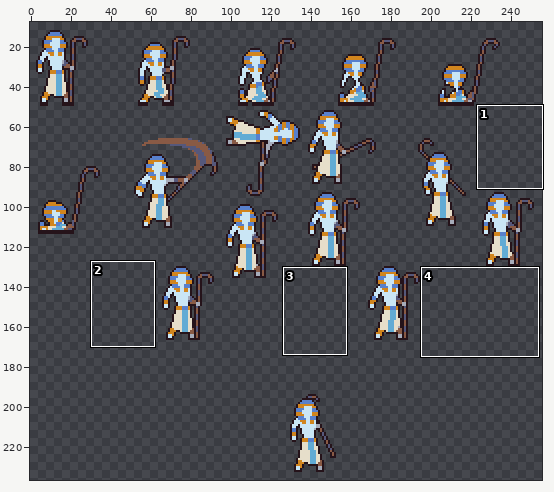
Sprite sheet -- images/pharaoh-sheet0.png. The picture above shows the old version from afar; the outline marks the close-up.
Close-up. As it was:
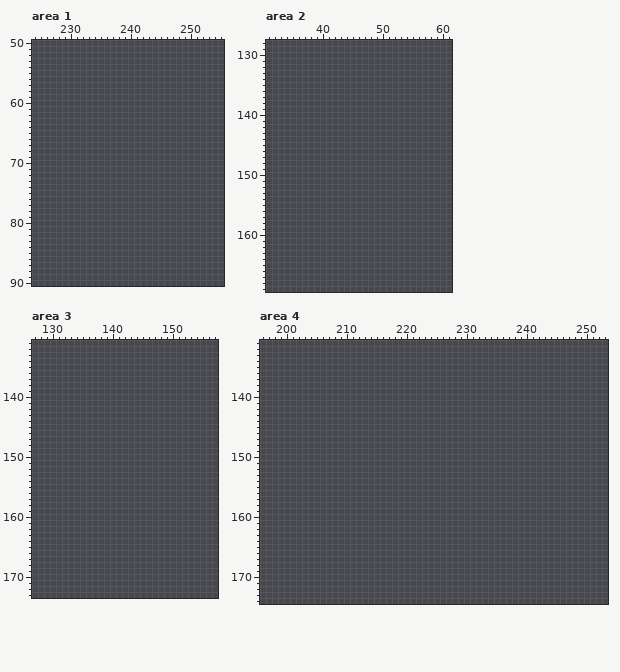
The file is 256x256 pixels. Shown: area 1: x 224..255, y 50..90; area 2: x 31..61, y 128..169; area 3: x 127..157, y 131..173; area 4: x 196..253, y 131..174. The old version is drawn lined up with the new one. The wide view leaves out empty margins. The commit also changed other parts of the picture, which this record leaves out.
Palette (. is transparent): 
Pixels before, area 4 (only the part around the change), first column x 196:
131 ..........................................................
132 ..........................................................
133 ..........................................................
134 ..........................................................
135 ..........................................................
136 ..........................................................
137 ..........................................................
138 ..........................................................
139 ..........................................................
140 ..........................................................
141 ..........................................................
142 ..........................................................
143 ..........................................................
144 ..........................................................
145 ..........................................................
146 ..........................................................
147 ..........................................................
148 ..........................................................
149 ..........................................................
150 ..........................................................
151 ..........................................................
152 ..........................................................
153 ..........................................................
154 ..........................................................
155 ..........................................................
156 ..........................................................
157 ..........................................................
158 ..........................................................
159 ..........................................................
160 ..........................................................
161 ..........................................................
162 ..........................................................
163 ..........................................................
164 ..........................................................
165 ..........................................................
166 ..........................................................
167 ..........................................................
168 ..........................................................
169 ..........................................................
170 ..........................................................
171 ..........................................................
172 ..........................................................
173 ..........................................................
174 ..........................................................
Once edited:
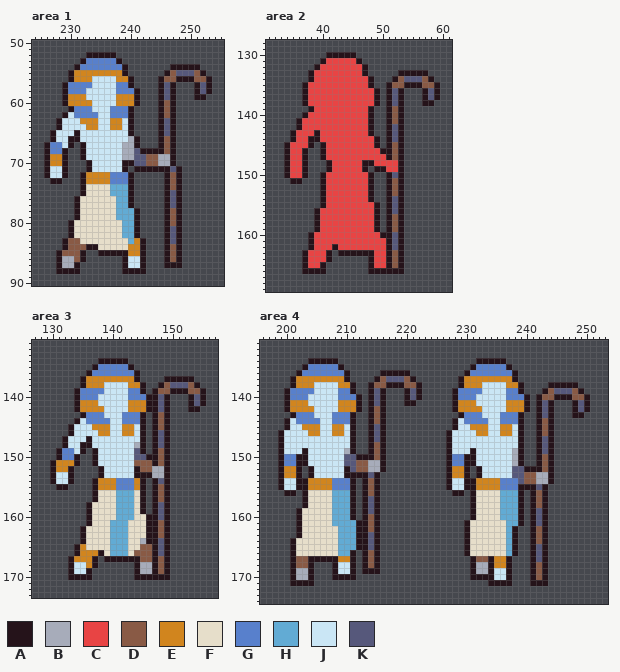
Colours new in this view: A #25131a  B #a7acba  C #e84444  D #895a45  E #d1851e  F #e6deca  G #5880cc  H #62abd4  J #cae6f5  K #56587b
The edit:
drawings rearranged on the sheet (the old picture shows each at its new place)
Changed rows in their new state; - is an unchanged pixel.
Area 1:
first column x 226:
52 -------AAAAA----------------
53 ------AGGGGGA---------------
54 -----AGGGGGGGA-------AAAAA--
55 ----AEEEEEEEEA------ADKKKDA-
56 ----AEEEJJJJEEA----ADDAAADDA
57 ---AGGGGJJJJGGA----AKA---AKA
58 ---AGGGJJJJJGGGA---AKA---AKA
59 ---AEEEJJJJJEEEA---AKA---AA-
60 ---AEEEEJJJJEEEA---ADA------
61 ----AGGGJJJGGGA----ADA------
62 ---AJGGGGJJGGGA----ADA------
63 --AJJJEEEJJEEJA----AKA------
64 --AJJJJEEJJEEJA----AKA------
65 -AJJJAJJJJJJJJA----AKA------
66 -AJJAAJJJJJJJJBA---ADA------
67 AGGJA-AJJJJJJBBA---ADA------
68 AGGA--AJJJJJJBBKAAAADA------
69 AEEA--AJJJJJJBBKKDDBBA------
70 AEEA---AJJJJJAAKKDDBBA------
71 AJJA---AJJJJJA-AAAAAAKA-----
72 AJJA--AEEEEGGGA-----ADA-----
73 -AA---AEEEEGGGA-----ADA-----
74 ------AFFFFHHHA-----ADA-----
75 ------AFFFFHHHA-----AKA-----
76 -----AFFFFFFHHA-----AKA-----
77 -----AFFFFFFHHA-----AKA-----
78 -----AFFFFFFHHHA----ADA-----
79 -----AFFFFFFHHHA----ADA-----
80 ----AFFFFFFFFHHA----ADA-----
81 ----AFFFFFFFFHHA----AKA-----
82 ----AFFFFFFFFHHA----AKA-----
83 ---ADDFFFFFFFFHEA---AKA-----
84 ---ADDDAAFFFFFEEA---ADA-----
85 --ADDDA--AAAAAEEA---ADA-----
86 --ABBDA------AJJA---ADA-----
87 --ABBA-------AJJA---AAA-----
88 --AAAA-------AAAA-----------
Area 2:
first column x 34:
130 -------AAAAA--------------
131 ------ACCCCCA-------------
132 -----ACCCCCCCA------------
133 ----ACCCCCCCCA-----AAAAA--
134 ----ACCCCCCCCCA---ADKKKDA-
135 ---ACCCCCCCCCCA--ADDAAADDA
136 ---ACCCCCCCCCCCA-AKA---AKA
137 ---ACCCCCCCCCCCA-AKA---AKA
138 ---ACCCCCCCCCCCA-AKA---AA-
139 ----ACCCCCCCCCA--ADA------
140 ---ACCCCCCCCCCA--ADA------
141 --ACCCCCCCCCCCA--ADA------
142 --ACCCCCCCCCCCA--AKA------
143 -ACCCACCCCCCCCA--AKA------
144 -ACCAACCCCCCCCCA-AKA------
145 ACCCA-ACCCCCCCCA-ADA------
146 ACCA--ACCCCCCCCCAADA------
147 ACCA--ACCCCCCCCCCADA------
148 ACCA---ACCCCCAACCCCA------
149 ACCA---ACCCCCA-AACCA------
150 ACCA--ACCCCCCCA--AKA------
151 -AA---ACCCCCCCA--ADA------
152 ------ACCCCCCCA--ADA------
153 ------ACCCCCCCA--ADA------
154 ------ACCCCCCCA--AKA------
155 ------ACCCCCCCCA-AKA------
156 -----ACCCCCCCCCA-AKA------
157 -----ACCCCCCCCCA-ADA------
158 -----ACCCCCCCCCA-ADA------
159 -----ACCCCCCCCCA-ADA------
160 ----ACCCCCCCCCCCAAKA------
161 ----ACCCCCCCCCCCCAKA------
162 ----ACCCACCCCCCCCAKA------
163 ---ACCCA-AAAAAACCADA------
164 ---ACCCA------ACCADA------
165 ---ACCA-------ACCADA------
166 ---AAAA-------AAAAAA------
Area 3:
first column x 130:
134 --------AAAAA-------------
135 -------AGGGGGA------------
136 ------AGGGGGGGA-----------
137 -----AEEEEEEEEA----AAAAA--
138 -----AEEEJJJJEEA--ADKKKDA-
139 ----AGGGGJJJJGGA-ADDAAADDA
140 ----AGGGJJJJJGGGAAKA---AKA
141 ----AEEEJJJJJEEEAAKA---AKA
142 ----AEEEEJJJJEEEAAKA---AA-
143 -----AGGGJJJGGGA-ADA------
144 ----AJGGGGJJGGGA-ADA------
145 ---AJJJEEEJJEEJA-ADA------
146 ---AJJJJEEJJEEJA-AKA------
147 --AJJJAJJJJJJJJA-AKA------
148 --AJJAAJJJJJJJBA-AKA------
149 -AGGJA-AJJJJJJKA-ADA------
150 -AGGA--AJJJJJJKKAADA------
151 AEEEA--AJJJJJJDDDADA------
152 AEEA----AJJJJJADDBBA------
153 AJJA----AJJJJJAAABBA------
154 AJJA---AEEEGGGEA-AKA------
155 -AA----AEEEGGGEA-ADA------
156 -------AFFFHHHFA-ADA------
157 -------AFFFHHHFA-ADA------
158 ------AFFFFHHHFA-AKA------
159 ------AFFFFHHHFA-AKA------
160 ------AFFFFHHHFFAAKA------
161 ------AFFFHHHFFFAADA------
162 -----AFFFFHHHFFFAADA------
163 -----AFFFFHHHFFFAADA------
164 -----AFFFFHHHFFBAAKA------
165 ----AEFFFFHHHFFDDAKA------
166 ----AEEEAFHHHFDDDAKA------
167 ---AEEEA-AAAAAADDADA------
168 ---AJJEA------ABBADA------
169 ---AJJA-------ABBADA------
170 ---AAAA-------AAAAAA------
Area 4:
first column x 199:
134 -----AAAAA-----------------------AAAAA--------------
135 ----AGGGGGA---------------------AGGGGGA-------------
136 ---AGGGGGGGA-----AAAAA---------AGGGGGGGA------------
137 --AEEEEEEEEA----ADKKKDA-------AEEEEEEEEA------------
138 --AEEEJJJJEEA--ADDAAADDA------AEEEJJJJEEA----AAAAA--
139 -AGGGGJJJJGGA--AKA---AKA-----AGGGGJJJJGGA---ADKKKDA-
140 -AGGGJJJJJGGGA-AKA---AKA-----AGGGJJJJJGGGA-ADDAAADDA
141 -AEEEJJJJJEEEA-AKA---AA------AEEEJJJJJEEEA-AKA---AKA
142 -AEEEEJJJJEEEA-ADA-----------AEEEEJJJJEEEA-AKA---AKA
143 --AGGGJJJGGGA--ADA------------AGGGJJJGGGA--AKA---AA-
144 -AJGGGGJJGGGA--ADA-----------AJGGGGJJGGGA--ADA------
145 -AJJEEEJJEEJA--AKA-----------AJJEEEJJEEJA--ADA------
146 AJJJJEEJJEEJA--AKA----------AJJJJEEJJEEJA--ADA------
147 AJJJJJJJJJJJA--AKA----------AJJJJJJJJJJJA--AKA------
148 AJJJJJJJJJJJA--ADA----------AJJJJJJJJJJJA--AKA------
149 AJJJAJJJJJJBA--ADA----------AJJJAJJJJJJBA--AKA------
150 AGGAAJJJJJJKKAAADA----------AGGAAJJJJJJBA--ADA------
151 AGGAAJJJJJJKKDDBBA----------AGGAAJJJJJJBA--ADA------
152 AEEA-AJJJJJAKDDBBA----------AEEA-AJJJJJKKAAADA------
153 AEEA-AJJJJJAAAAKA-----------AEEA-AJJJJJKKDDBBA------
154 AJJAAEEEEGGGA-ADA-----------AJJAAEEEEGGGKDDBBA------
155 AJJAAEEEEGGGA-ADA-----------AJJAAEEEEGGGAAAKA-------
156 -AA-AFFFFHHHA-ADA------------AA-AFFFFHHHA-ADA-------
157 ----AFFFFHHHA-AKA---------------AFFFFHHHA-ADA-------
158 ----AFFFFHHHA-AKA---------------AFFFFHHHA-ADA-------
159 ---AFFFFFHHHA-AKA---------------AFFFFHHHA-AKA-------
160 ---AFFFFFHHHA-ADA---------------AFFFFHHHA-AKA-------
161 ---AFFFFFHHHHAADA--------------AFFFFFFHHA-AKA-------
162 ---AFFFFFFHHHAADA--------------AFFFFFFHA--ADA-------
163 ---AFFFFFFHHHAAKA--------------AFFFFFFHA--ADA-------
164 --AFFFFFFFHHHAAKA--------------AFFFFFFHA--ADA-------
165 --AFFFFFFFHHHAAKA--------------AFFFFFFHA--AKA-------
166 --AFFFFFFFHHA-ADA--------------AFFFFFFHA--AKA-------
167 --ADDAAAAAEEA-ADA---------------ADDAEEA---AKA-------
168 --ADDA---AJJA-ADA---------------ABBAEEA---ADA-------
169 --ABBA---AJJA-AAA---------------ABBAJJA---ADA-------
170 --ABBA---AAAA-------------------AAAAJJA---ADA-------
171 --AAAA-----------------------------AAAA---AAA-------
Pixel boxes of the changes (left, top, right, bottom) in both close-ups:
added: (44, 52, 212, 274)
added: (284, 52, 440, 274)
added: (50, 358, 206, 580)
added: (278, 358, 422, 586)
added: (446, 358, 590, 586)
